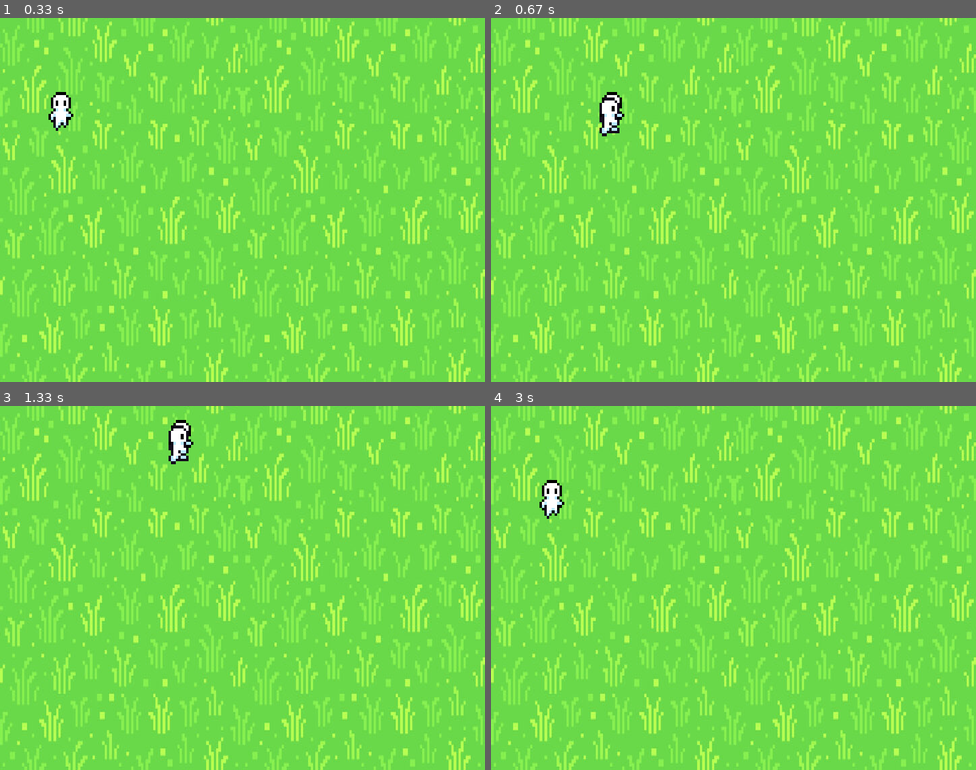
Above: before the commit, frames 1-4 (two rows, left to right).
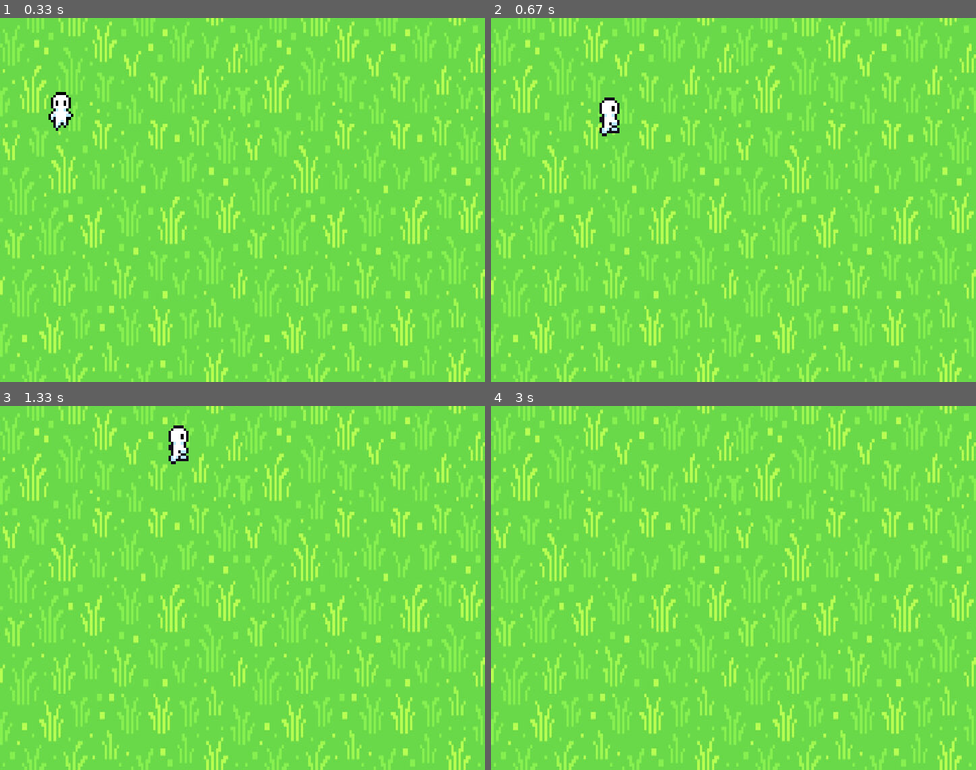
Above: after the commit, the same moments.

Repository: TheFruitcode/PyGame2
Game: pygame game, started from main.py
The game is run twice, just before and just after one commit, with the same random seed, the same clock (stepped at 60 frames per second) and the same inputs.
Inputs:
- Up to frame 1 (0.33 s): no input
- Up to frame 2 (0.67 s): hold D from 0.33 s (still down)
- Up to frame 3 (1.33 s): release D at 0.8 s; hold W 0.83-1.13 s; hold D from 1.17 s (still down)
- Up to frame 4 (3 s): release D at 1.63 s; hold A 1.67-2.2 s; hold S 2.23-2.53 s; hold A 2.57-2.97 s

Frame 1 is identical in both runs. In frame 2, 0.1% of the frame differs, in the area x 22-28%, y 20-28%; in frame 3, 0.1%; in frame 4, 0.4%, in the area x 10-16%, y 20-31%.

Commit message:
movement update

Diff:
--- a/main.py
+++ b/main.py
@@ -27,6 +27,8 @@
 bg = pygame.transform.scale(pygame.image.load('grass.png').convert(), (WIDTH, HEIGHT))
 
 class Player(pygame.sprite.Sprite):
+    STANDING = True
+
     def __init__(self):
         super().__init__()
         self.pos = pygame.math.Vector2(playerX, playerY)
@@ -39,17 +41,27 @@
         keys = pygame.key.get_pressed()
 
         if keys[pygame.K_w]:
+            player.STANDING = False
             self.velocity_Y = -self.speed
             screen.blit(player_img_size4, player.pos)
+        else:
+            player.STANDING = True
         if keys[pygame.K_s]:
+            player.STANDING = False
             self.velocity_Y = self.speed
             screen.blit(player_img_size, player.pos)
         if keys[pygame.K_a]:
+            player.STANDING = False
             self.velocity_X = -self.speed
             screen.blit(player_img_size2, player.pos)
         if keys[pygame.K_d]:
+            player.STANDING = False
             self.velocity_X = self.speed
             screen.blit(player_img_size3, player.pos)
+        if keys[pygame.K_d] and keys[pygame.K_s]:
+            player.STANDING = False
+        if keys[pygame.K_a] and keys[pygame.K_s]:
+            player.STANDING = False
 
     def move(self):
         self.pos += pygame.math.Vector2(self.velocity_X, self.velocity_Y)
@@ -68,7 +80,7 @@
 
     screen.blit(bg, (0,0))
 
-    if STANDING == True:
+    if player.STANDING == True:
         screen.blit(player_img_size, player.pos)
 
     player.update()
--- a/settings.py
+++ b/settings.py
@@ -8,4 +8,4 @@
 playerY = 0
 PLAYER_SPEED = 5.5
 
-STANDING = True
+#STANDING = True
